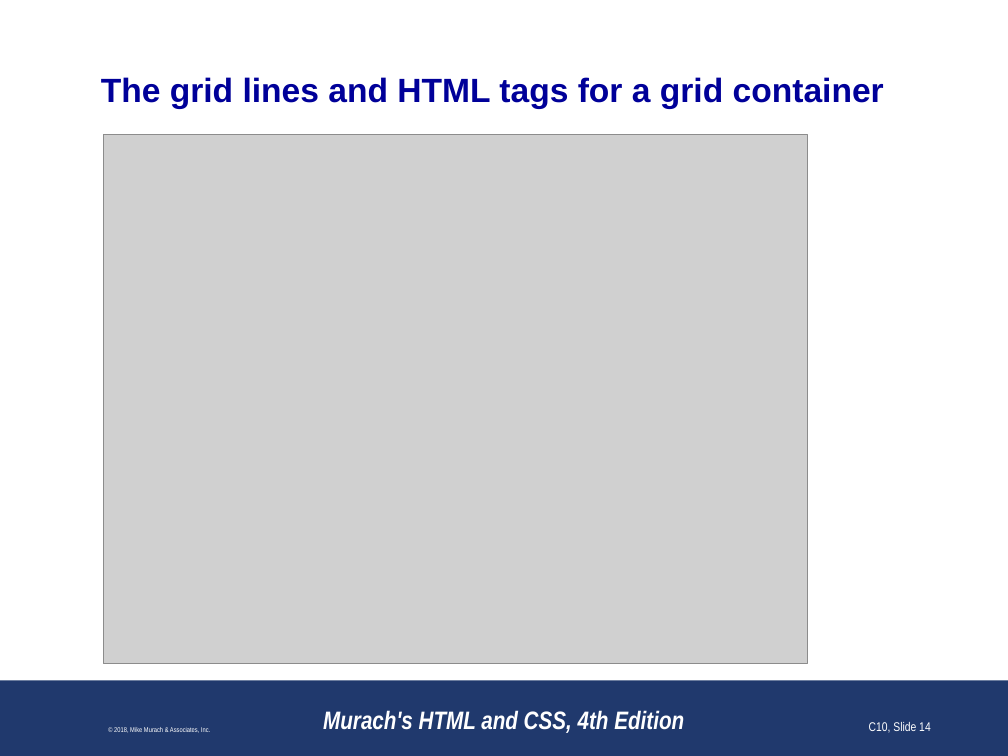
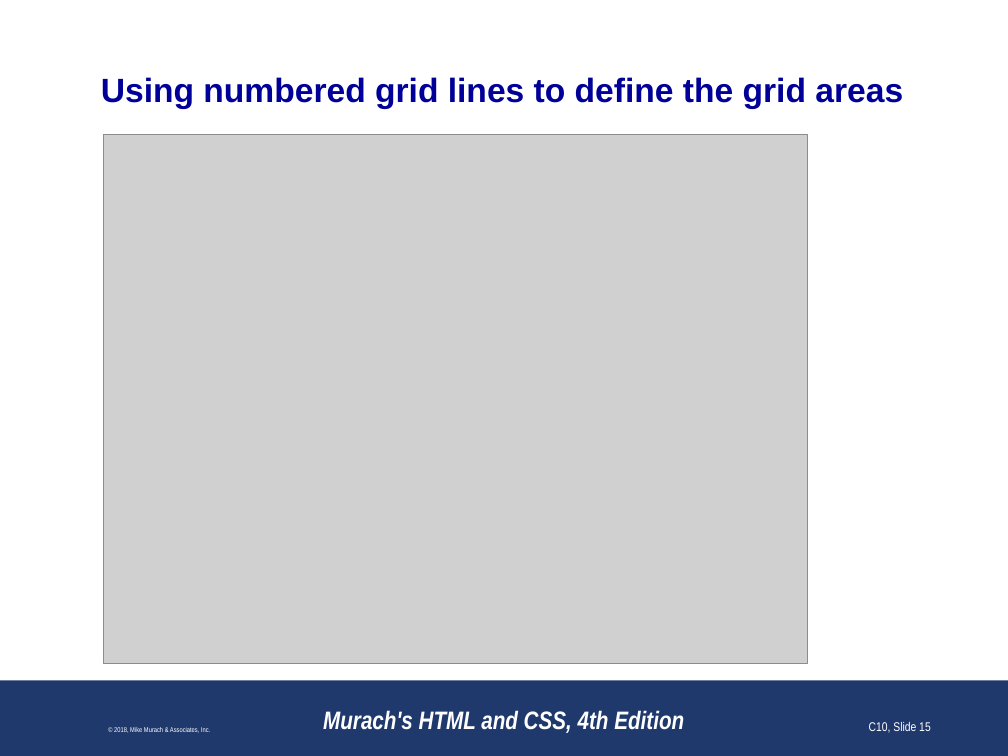
Before and after one commit to paulsmithkc/awd1000_base_lab_and_homework, a slide deck: slide 15 of murach_html_4e/slides/Chapter 10 slides (Revised).pptx (slide 14 before the commit). Drawn at 1008x756 pixels with LibreOffice and Linux fonts; fonts in the diff are those of the drawing; grey boxes stand for pictures; background and template pictures are left out. Boxes give left, top, right and bottom in pixels: in the first picture for what was removed or moved away, otherwise in the second. Text is boxed around its words. In the diff, an @@ line names an element or a change of style, - is before the commit and + after.

```diff
--- a/murach_html_4e/slides/Chapter 10 slides (Revised).pptx
+++ b/murach_html_4e/slides/Chapter 10 slides (Revised).pptx
@@ title at (x1=101, y1=77, x2=903, y2=109): text changed @@
-The grid lines and HTML tags for a grid container
+Using numbered grid lines to define the grid areas
@@ page number at (x1=869, y1=722, x2=931, y2=733): text changed @@
-C10, Slide 14
+C10, Slide 15
```
Also in this commit, not shown: 19 other slides changed, 1 slide added, 7 slides removed.
